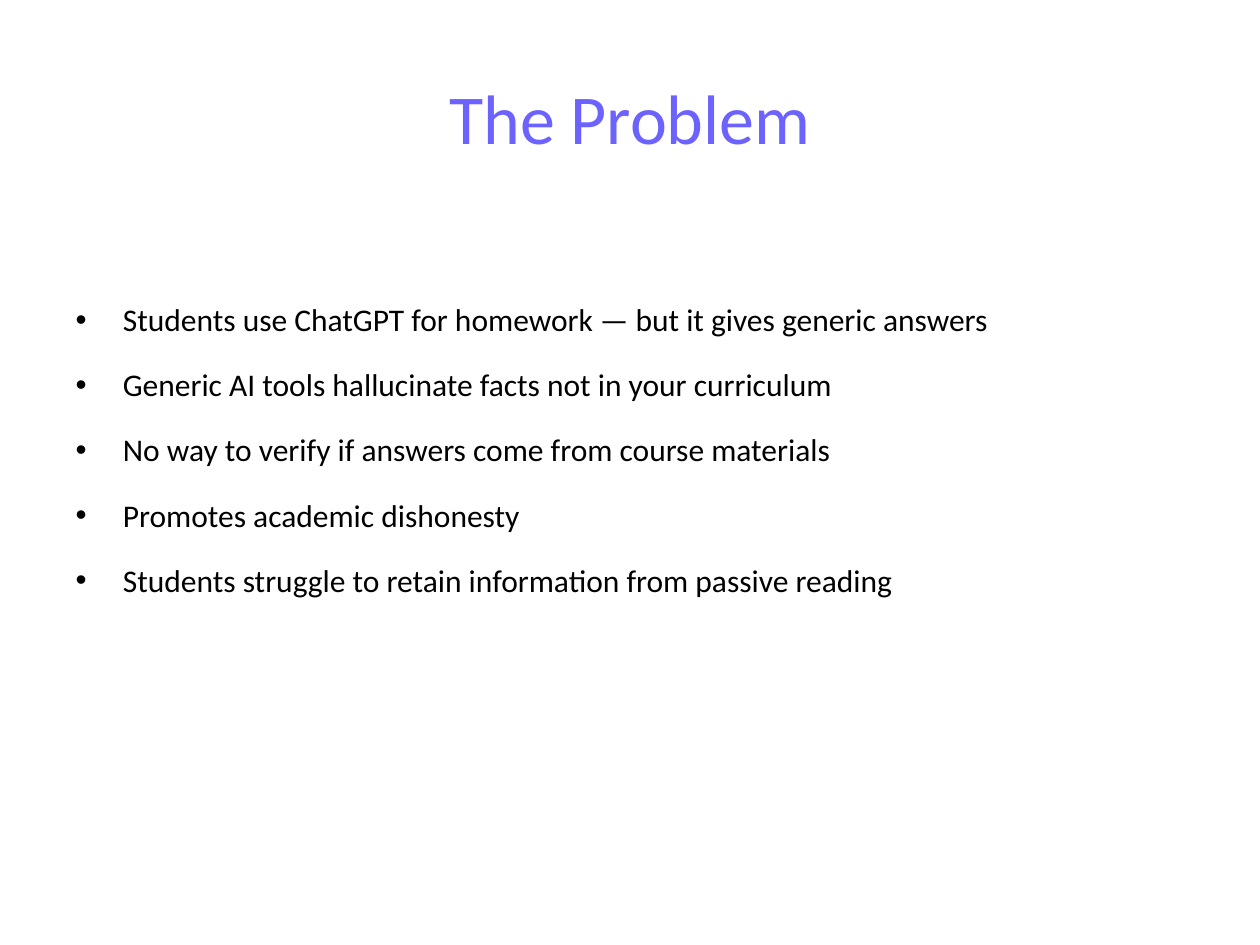
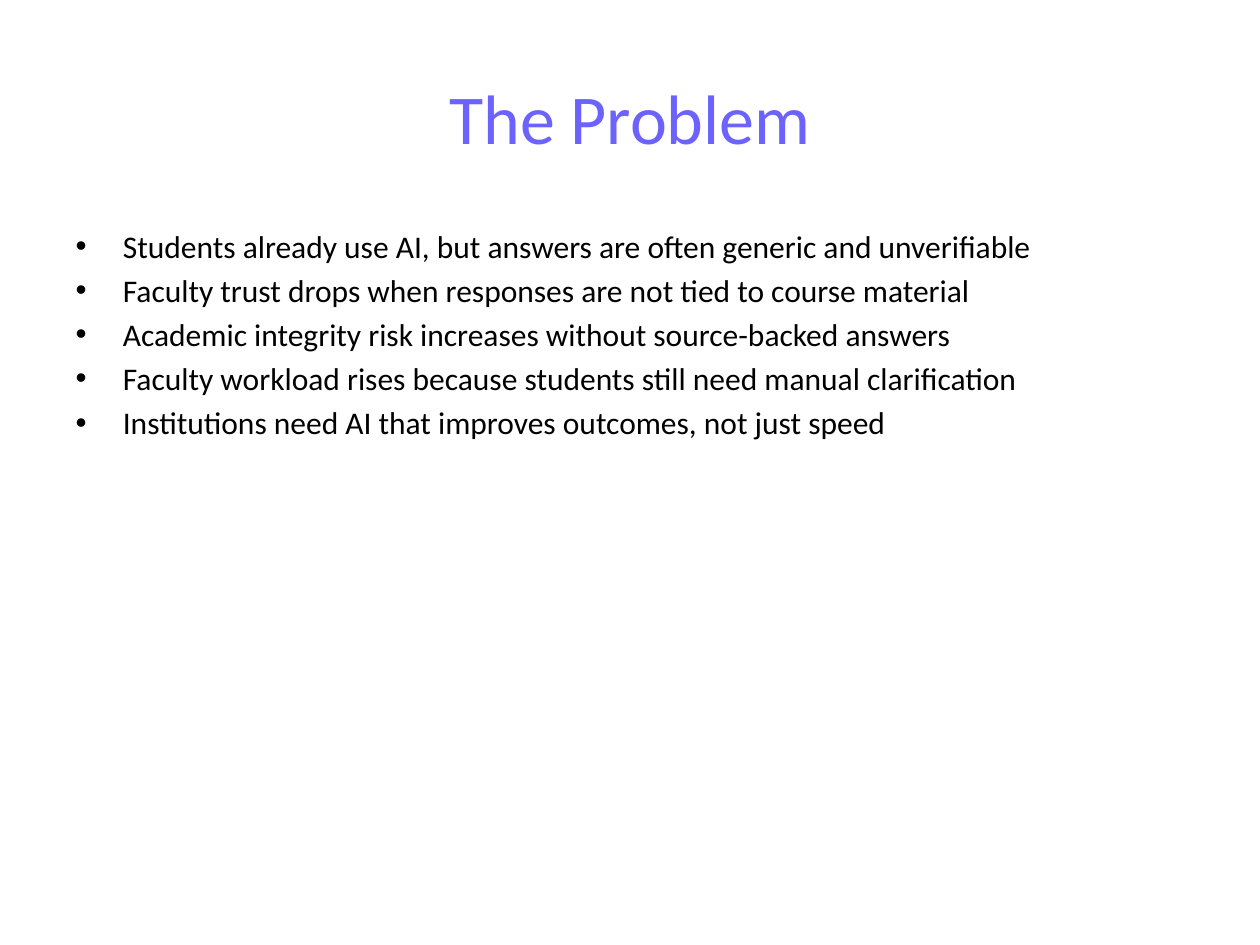
Before and after one commit to Garima040106/uniwise-ai, a slide deck: slide 2 of Uniwise_AI_Presentation.pptx. Drawn at 1260x945 pixels with LibreOffice and Linux fonts; fonts in the diff are those of the drawing. Boxes give left, top, right and bottom in pixels: in the first picture for what was removed or moved away, otherwise in the second. Text is boxed around its words. In the diff, an @@ line names an element or a change of style, - is before the commit and + after.

```diff
--- a/Uniwise_AI_Presentation.pptx
+++ b/Uniwise_AI_Presentation.pptx
@@ text at <box>123,236,1030,440</box>: text changed @@
-• Students use ChatGPT for homework — but it gives generic answers
-• Generic AI tools hallucinate facts not in your curriculum
-• No way to verify if answers come from course materials
-• Promotes academic dishonesty
-• Students struggle to retain information from passive reading
+• Students already use AI, but answers are often generic and unverifiable
+• Faculty trust drops when responses are not tied to course material
+• Academic integrity risk increases without source-backed answers
+• Faculty workload rises because students still need manual clarification
+• Institutions need AI that improves outcomes, not just speed
```
Also in this commit, not shown: 6 other slides changed, 3 slides added, 3 slides removed, 1 other file.
